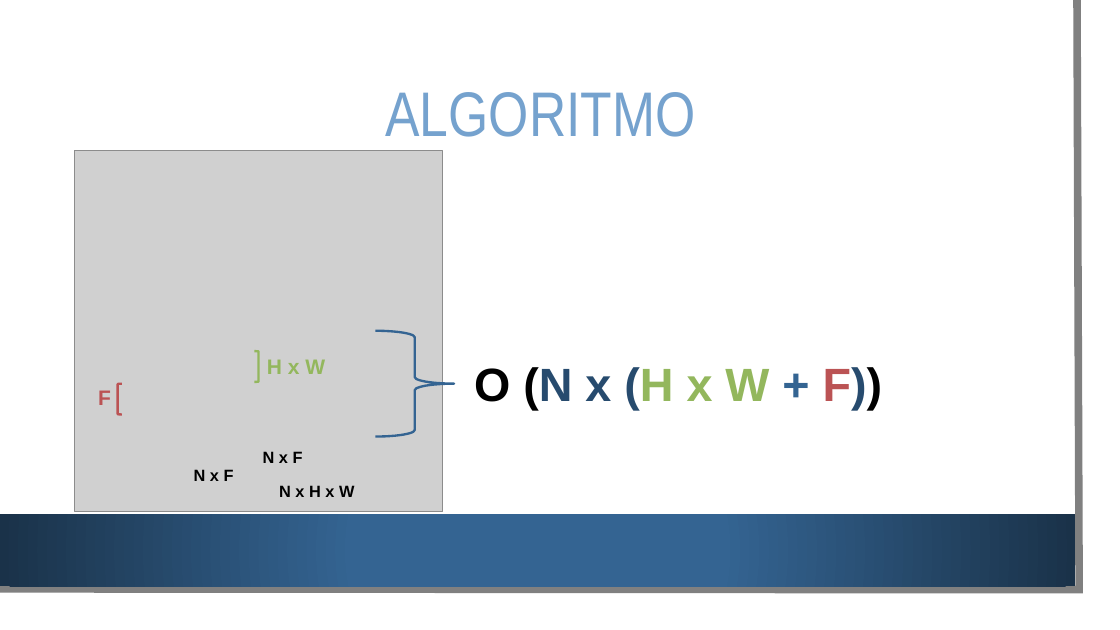
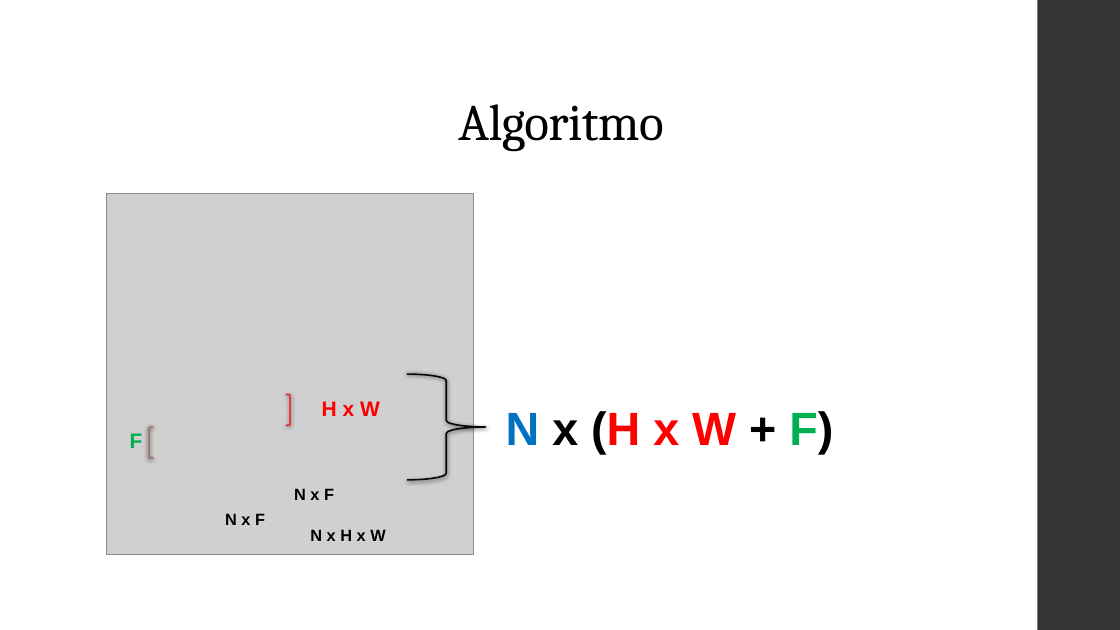
Before and after one commit to mateusmoraes99/MateusBarbara_FinalProject_AA_RR_2024, a slide deck: slide 9 of relatorio e slide/apresentacao.pptx (slide 6 before the commit). Drawn at 1120x630 pixels with LibreOffice and Linux fonts; fonts in the diff are those of the drawing; grey boxes stand for pictures; background and template pictures are left out. Boxes give left, top, right and bottom in pixels: in the first picture for what was removed or moved away, otherwise in the second. Text is boxed around its words. In the diff, an @@ line names an element or a change of style, - is before the commit and + after.

```diff
--- a/relatorio e slide/apresentacao.pptx
+++ b/relatorio e slide/apresentacao.pptx
@@ rectangle removed at [0,0,1101,611] @@
@@ freeform shape removed at [0,0,1080,590] @@
@@ rectangle added at [1038,0,1120,630], fill #353537 @@
@@ title "Algoritmo" at [458,104,663,151]: vertical alignment middle to bottom @@
@@ title at [458,104,663,151]: text changed; size 54 to 44 pt; font Arial Narrow to Cambria; text colour #75A2CE to #000000 @@
-ALGORITMO
+Algoritmo
@@ right brace at [407,374,486,480]: outline #346492 2 pt to #000000 1.35 pt; shadow on @@
@@ 3 texts, 2 right brackets, 1 picture, 1 right brace: place and size @@
-3 texts, 2 right brackets, 1 picture, 1 right brace at [75,150,455,511]
+3 texts, 2 right brackets, 1 picture, 1 right brace at [107,194,486,555]
@@ right bracket at [286,395,290,426]: outline #93B75D 2 pt to #FF0000 1 pt; shadow on @@
@@ text "H x W": place and size @@
-text "H x W" at [267,359,325,374]
+text "H x W" at [322,401,380,416]
@@ text "H x W" at [322,401,380,416]: text colour #93B75D to #FF0000 @@
@@ text at [506,411,833,454]: text changed; text colour #274B6D to #000000 @@
-O (N x (H x W + F))
+N x (H x W + F)
@@ text "F" at [130,433,143,448]: text colour #BB5354 to #00B050 @@
@@ right bracket at [150,427,154,458]: outline #BB5354 2 pt to #9B7362 1.35 pt; shadow on @@
@@ text "N x F": place and size @@
-text "N x F" at [263,451,303,463]
+text "N x F" at [294,488,334,500]
@@ rectangle removed at [0,514,1075,586] @@
```
Also in this commit, not shown: 8 other slides changed, 5 slides added, 2 slides removed.
